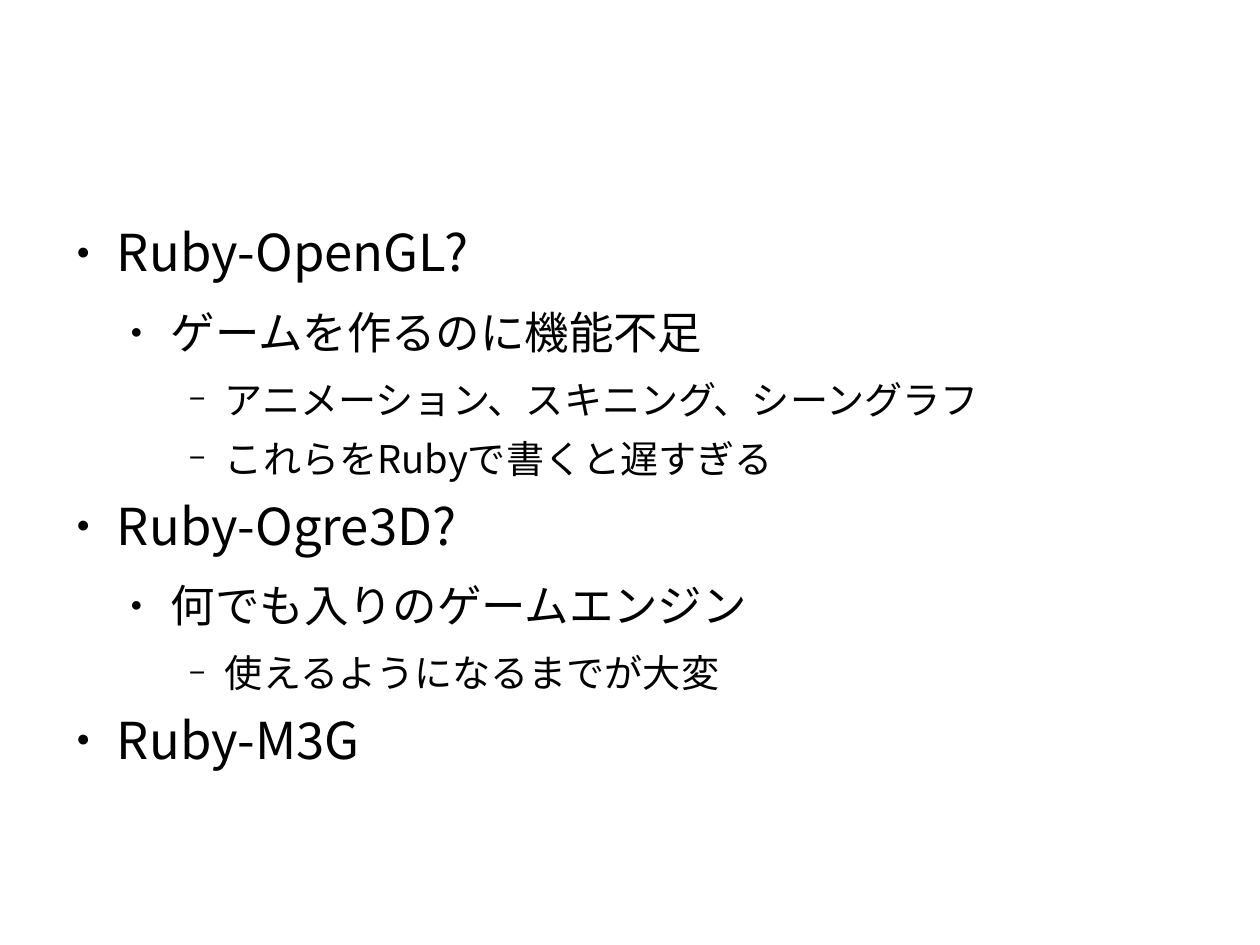
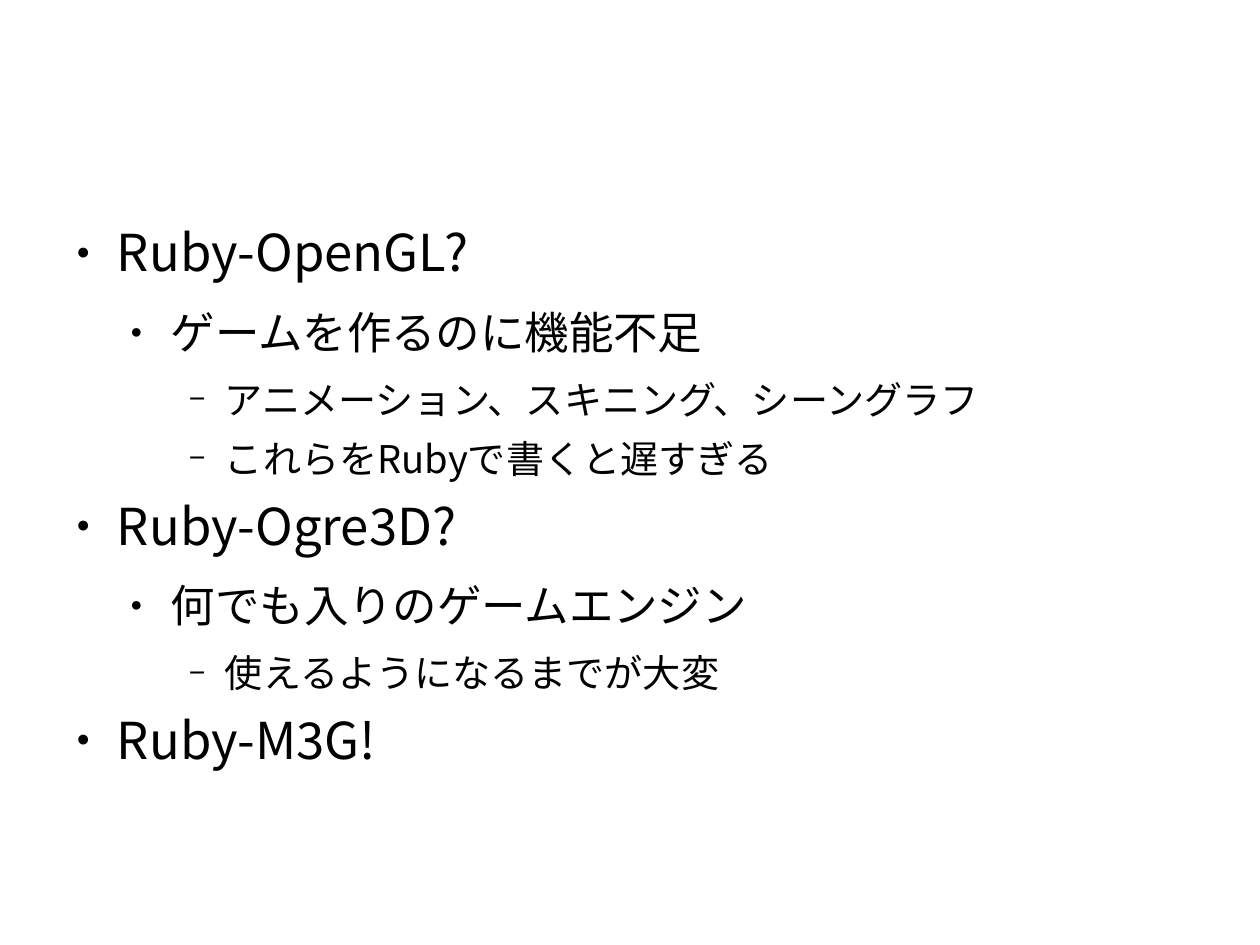
Before and after one commit to vadosnaprimer/desktop-m3g, a slide deck: slide 32 of doc/conference/Ruby会議2010.odp. Drawn at 1260x945 pixels with LibreOffice and Linux fonts; fonts in the diff are those of the drawing. Boxes give left, top, right and bottom in pixels: in the first picture for what was removed or moved away, otherwise in the second. Text is boxed around its words. In the diff, an @@ line names an element or a change of style, - is before the commit and + after.

```diff
--- a/doc/conference/Ruby会議2010.odp
+++ b/doc/conference/Ruby会議2010.odp
@@ text at (x1=117, y1=718, x2=376, y2=771): text changed @@
-● Ruby-M3G
+● Ruby-M3G!
```
Also in this commit, not shown: 14 other slides changed, 1 slide added, 3 other files.
